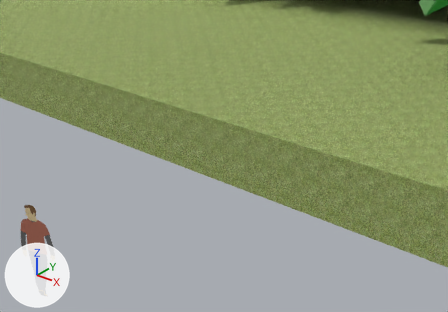
Renders of the COLLADA model src/engineer/forest_world/simple_woods_water.dae from each side of a commit.
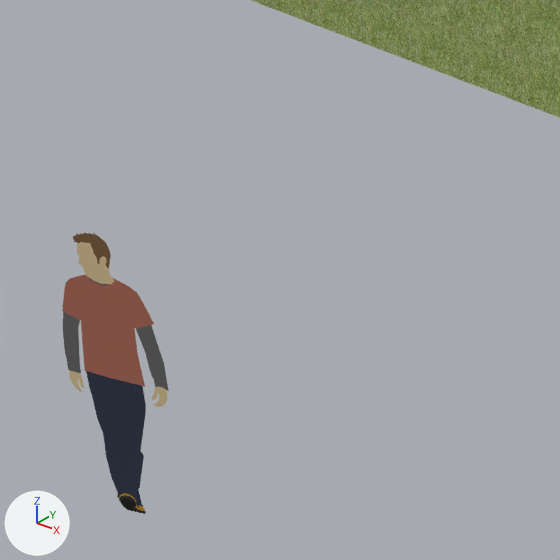
Each version is shown from a 50 mm lens placed at (4.58, -36.22, 6.8), pointed at (-1.2, -29.0, 2.33), then close up on the part from 0% to 41% of the width and 41% to 100% of the height. Lighting does not change. The marker at lower left points along +X, +Y and +Z. Where no turn or scale is listed for an object, it has been applied to the vertices.

Before the edit, the objects in view are built like this:
```python
me_bryce = bpy.data.meshes.new('Bryce')
me_bryce.from_pydata(...)  # 228 vertices, 297 faces; spans x -0.33..0.3, y 0.0, z 0.0..1.81
# faces by material slot: [26, 31, 82, 42, 26, 16, 38, 36]
me_bryce.materials.append(mat_darkgoldenrod)  # yellow #b8860b
me_bryce.materials.append(mat_gray6)  # dark grey #606060
me_bryce.materials.append(mat_beige_1)  # beige #d3bd90
me_bryce.materials.append(mat_brown)  # brown #775836
me_bryce.materials.append(mat_charcoal)  # black #232323
me_bryce.materials.append(mat_black)  # black #000000
me_bryce.materials.append(mat_redwood)  # brown #a76552
me_bryce.materials.append(mat_jean_blue)  # dark blue #242f42
me_sketchup = bpy.data.meshes.new('SketchUp')
me_sketchup.from_pydata(...)  # 128 vertices, 246 faces; spans x -40.7..49.7, y -26.4..29.5, z 0.0..1.5
# faces by material slot: [43, 90, 47, 43, 23]
me_sketchup.materials.append(mat_material)  # white #ffffff
me_sketchup.materials.append(mat_vegetation_grass1)  # picture img_vegetation_grass1_jpg
me_sketchup.materials.append(mat_groundcover_granite_decomp1)  # picture img_groundcover_granite_decomp1_jpg
me_sketchup.materials.append(mat_material_2)  # picture img_material_2_jpg
me_sketchup.materials.append(mat_groundcover_dirt_red)  # its picture is missing
ob_bryce = bpy.data.objects.new('Bryce', me_bryce)
ob_bryce.parent = ob_sketchup
ob_bryce.location = (-3.161, -31.47, 0.00222)
ob_bryce.rotation_euler = (0.0, 0.0, -2.779)  # degrees (0, 0, -159)
ob_sketchup = bpy.data.objects.new('SketchUp', me_sketchup)
ob_sketchup.location = (0.0, 0.0, 0.0)
```
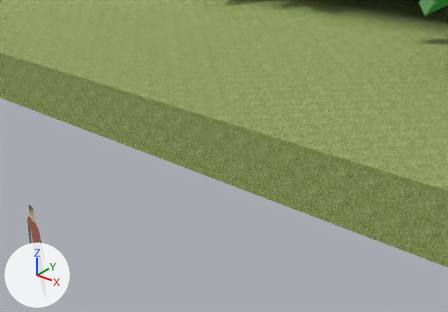
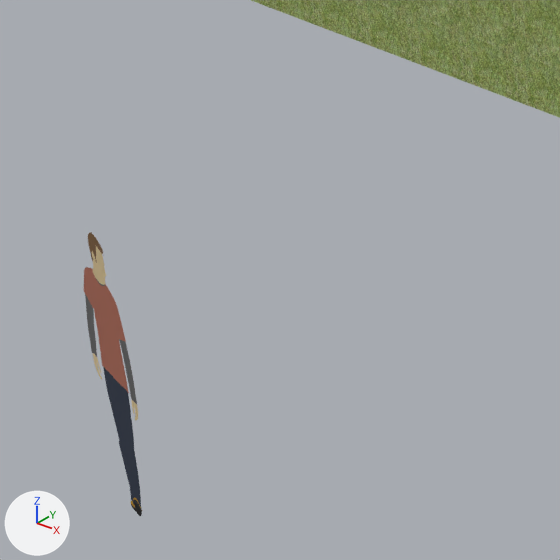
Boxes (x1, y1, x2, y2) around the edits, measured in the close-ups (560 x 560 px):
```json
{"object": "Bryce", "change": "turned", "before": [62, 233, 169, 514], "after": [84, 232, 142, 516]}
```

The change, as JSON lines over the scene's bpy script:
```json
{"op": "set", "path": "ob_bryce.rotation_euler", "old": "(0.0, 0.0, -2.779)", "new": "(0.0, 0.0, -0.242)", "note": "degrees (0, 0, -159) -> degrees (0, 0, -14)"}
```
